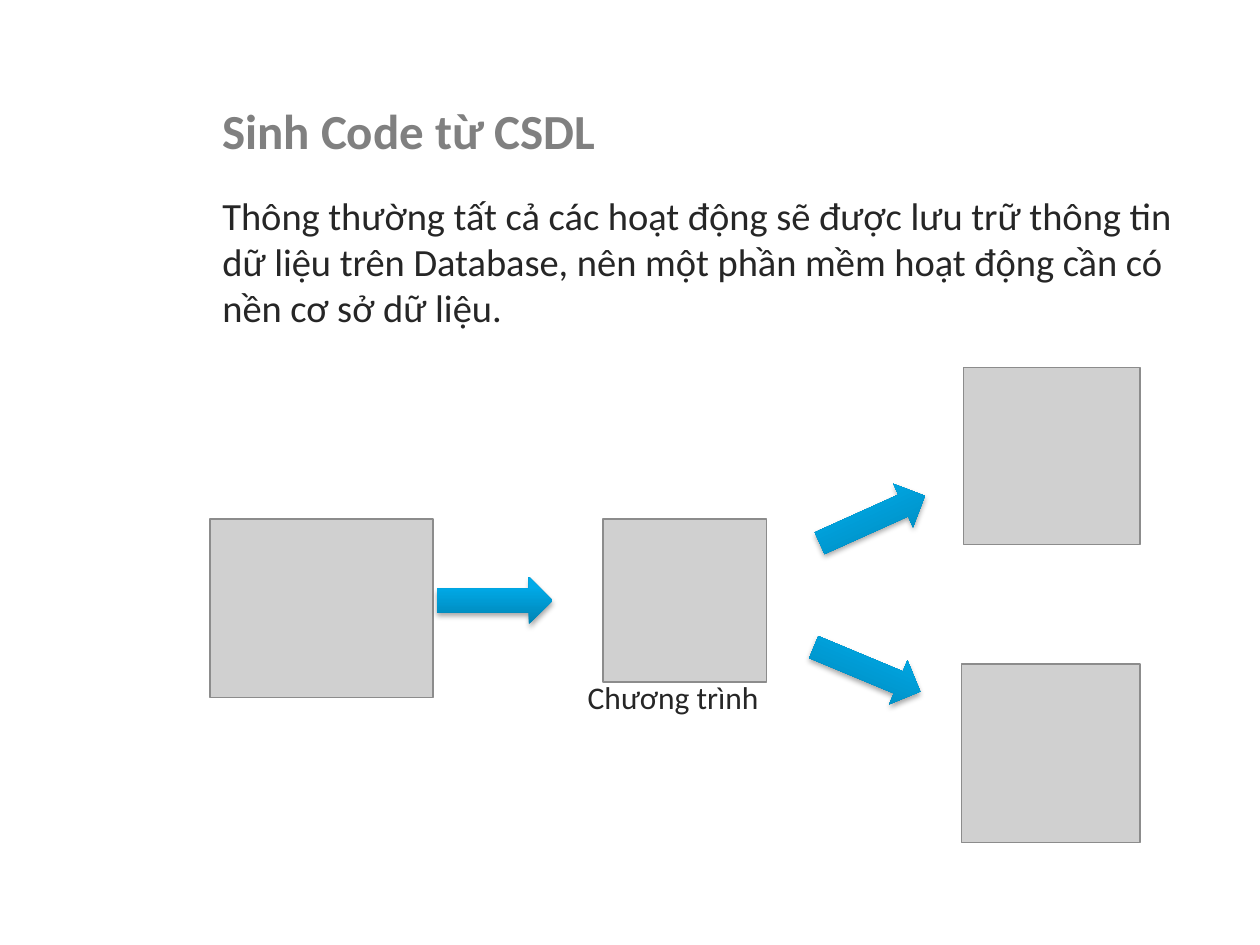
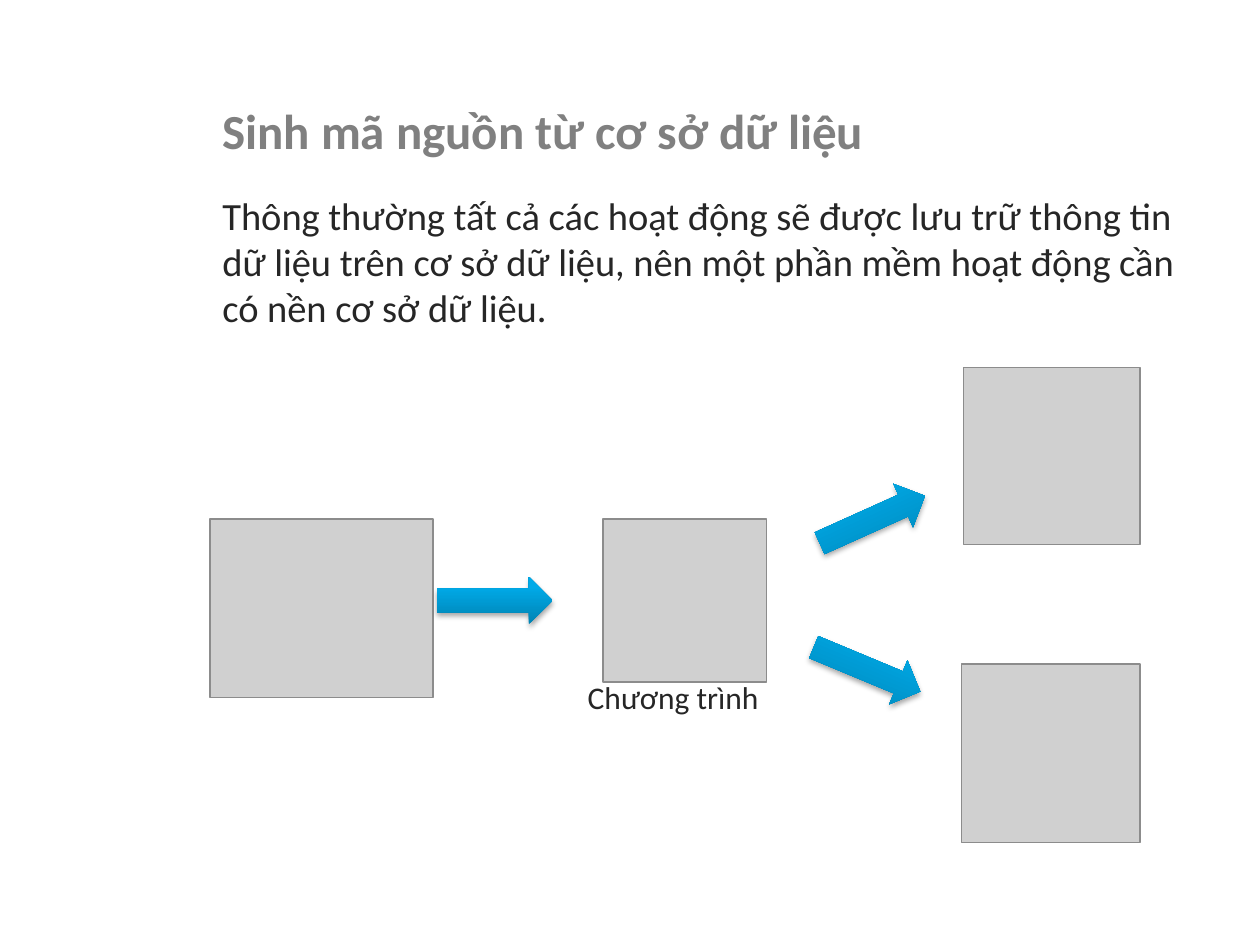
Before and after one commit to marcsommer/mvc-gen, a slide deck: slide 4 of Report/ThietKeMau.pptx. Drawn at 1260x945 pixels with LibreOffice and Linux fonts; fonts in the diff are those of the drawing; grey boxes stand for pictures; background and template pictures are left out. Boxes give left, top, right and bottom in pixels: in the first picture for what was removed or moved away, otherwise in the second. Text is boxed around its words. In the diff, an @@ line names an element or a change of style, - is before the commit and + after.

```diff
--- a/Report/ThietKeMau.pptx
+++ b/Report/ThietKeMau.pptx
@@ text at box(222, 112, 1174, 329): text changed @@
-Sinh Code từ CSDL
-Thông thường tất cả các hoạt động sẽ được lưu trữ thông tin dữ liệu trên Database, nên một phần mềm hoạt động cần có nền cơ sở dữ liệu.
+Sinh mã nguồn từ cơ sở dữ liệu
+Thông thường tất cả các hoạt động sẽ được lưu trữ thông tin dữ liệu trên cơ sở dữ liệu, nên một phần mềm hoạt động cần có nền cơ sở dữ liệu.
```
Also in this commit, not shown: 9 other slides changed.
